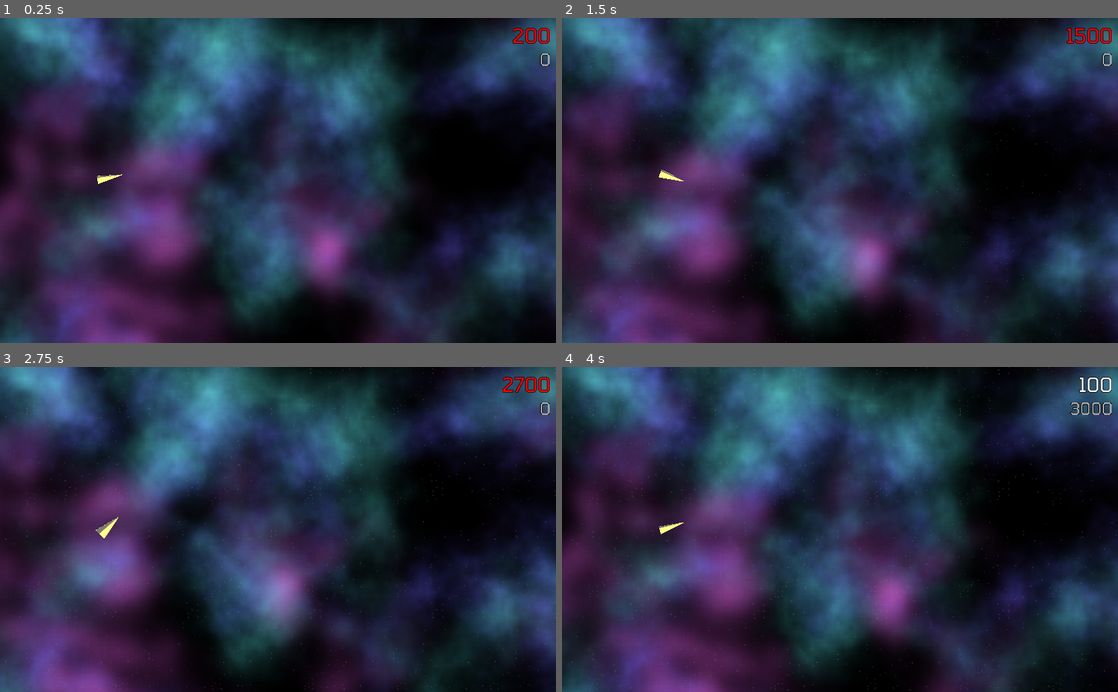
Above: before the commit, frames 1-4 (two rows, left to right).
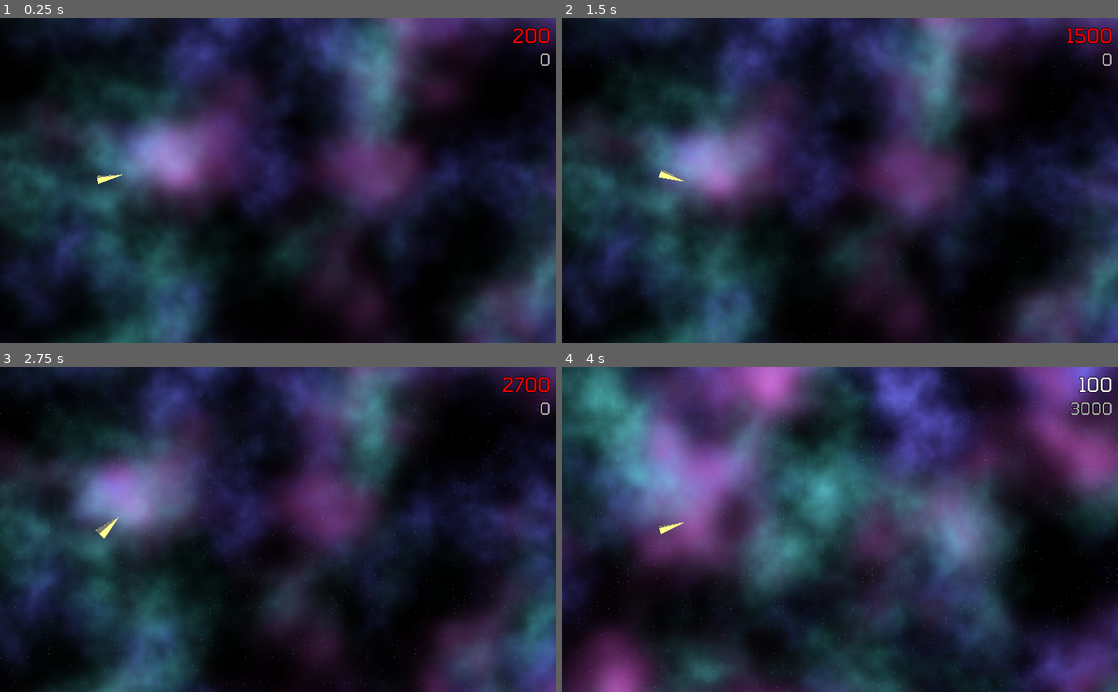
Above: after the commit, the same moments.

Repository: RichoM/godot-PhysicalBits-plugin
Game: Godot game, scene res://Main.tscn
The game is run twice, just before and just after one commit, with the same random seed, the same clock (stepped at 60 frames per second) and the same inputs.
Inputs (mouse positions are in pixels of both pictures, inside the frame that each line leads up to):
- Up to frame 1 (0.25 s): no input
- Up to frame 2 (1.5 s): move the mouse to (962, 164) at 0.52 s; hold Space (movement_up) 0.53-1.28 s; click (962, 164) at 0.67 s; move the mouse to (728, 196) at 1.27 s
- Up to frame 3 (2.75 s): move the mouse to (333, 458) at 2.02 s; hold Space (movement_up) from 2.03 s (still down)
- Up to frame 4 (4 s): move the mouse to (812, 594) at 2.77 s; click (812, 594) at 2.92 s; move the mouse to (1006, 578) at 3.52 s; release Space (movement_up) at 3.53 s

The runs differ from the first frame. In frame 1, 80% of the frame differs, in the area x 0-100%, y 0-100%; in frame 2, 78%; in frame 3, 76%; in frame 4, 81%.

Commit message:
Randomized the background noise

Diff:
--- a/parallax.gd
+++ b/parallax.gd
@@ -3,7 +3,12 @@
 export var speed = 1.0
 
 onready var material = get_surface_material(0)
+var initial_pos := Vector3()
+
+func _ready():
+	initial_pos  = global_transform.origin + Vector3(randf() * 100, randf() * 100, 0)
+	visible = randf() > 0.05
 
 func _process(_delta):
-	var position = global_transform.origin
+	var position = initial_pos + global_transform.origin
 	material.set("shader_param/uv1_offset", Vector3(position.x * speed, -position.y * speed, 0))
